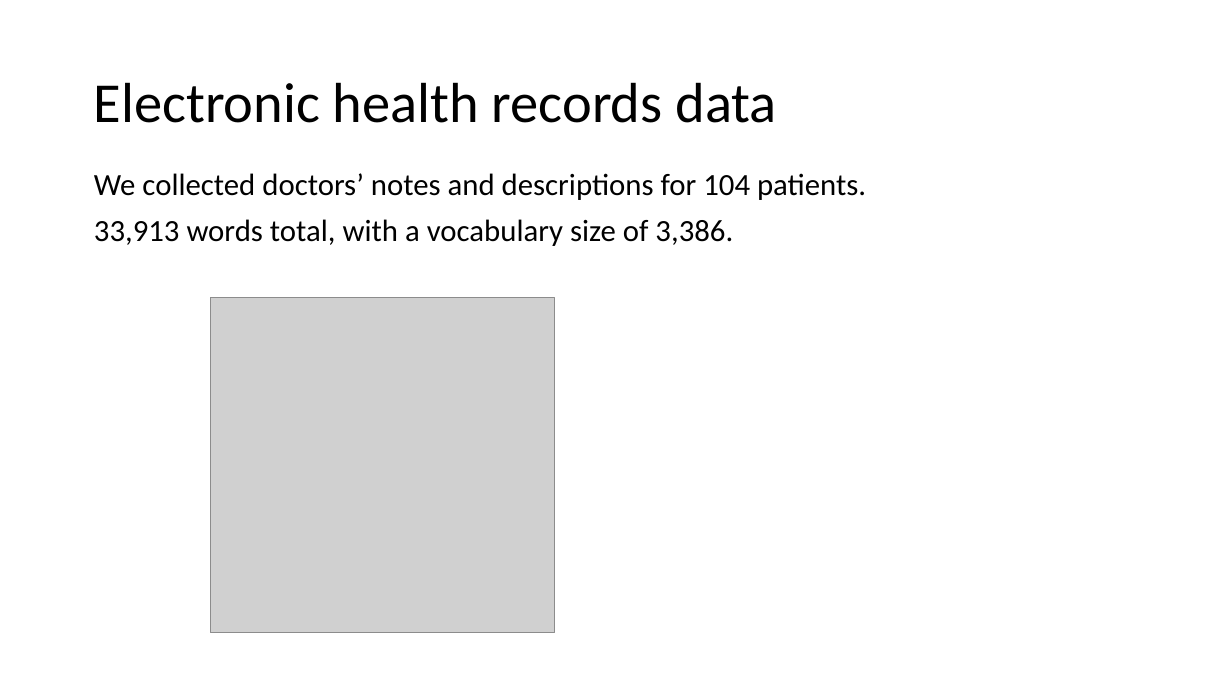
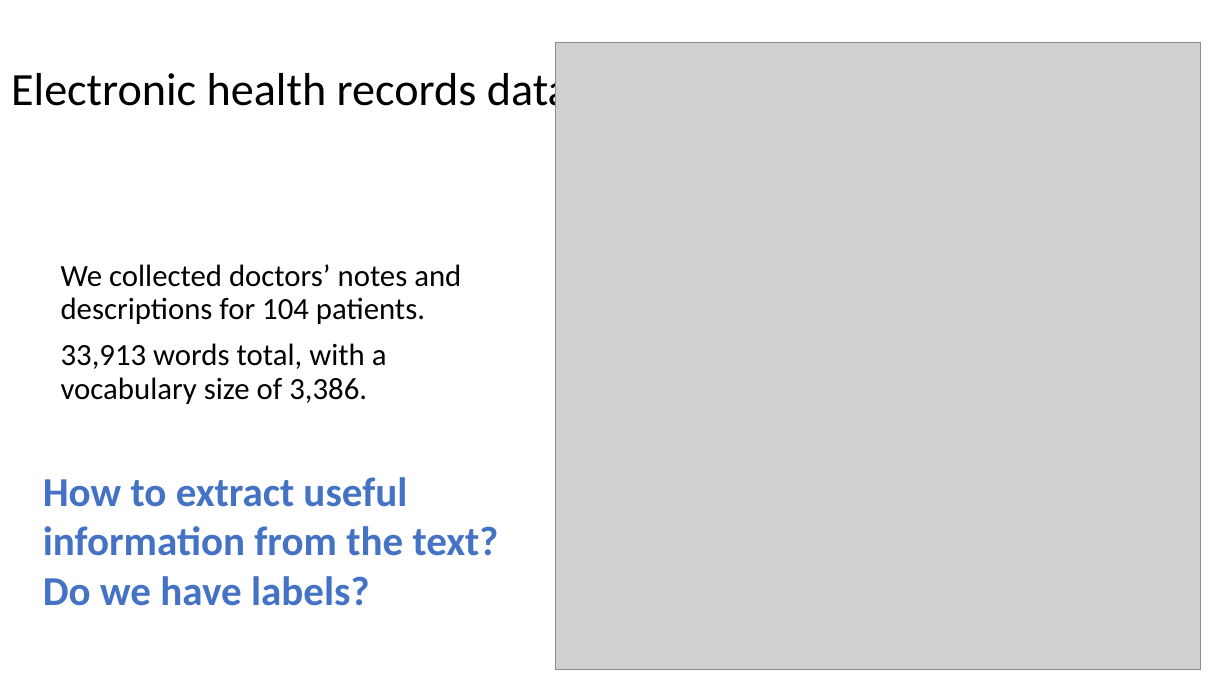
Before and after one commit to kaidaning/Kaida_Holmusk_task, a slide deck: slide 6 of Presentation_KaidaNing.pptx. Drawn at 1232x693 pixels with LibreOffice and Linux fonts; fonts in the diff are those of the drawing; grey boxes stand for pictures. Boxes give left, top, right and bottom in pixels: in the first picture for what was removed or moved away, otherwise in the second. Text is boxed around its words. In the diff, an @@ line names an element or a change of style, - is before the commit and + after.

```diff
--- a/Presentation_KaidaNing.pptx
+++ b/Presentation_KaidaNing.pptx
@@ title "Electronic health records data": place and size @@
-title "Electronic health records data" at (94, 82, 776, 123)
+title "Electronic health records data" at (11, 67, 570, 117)
@@ title "Electronic health records data" at (11, 67, 570, 117): size 44 to 36 pt @@
@@ picture: place and size @@
-picture at (211, 298, 555, 632)
+picture at (555, 43, 1201, 670)
@@ text "We collected doctors’ notes and ..." rewrapped from (94, 173, 866, 246) to (61, 264, 461, 404) @@
@@ text added at (43, 477, 499, 606), 32 pt, text #4472C4, bold @@
+How to extract useful information from the text?
+Do we have labels?
```
Also in this commit, not shown: 9 other slides changed.
